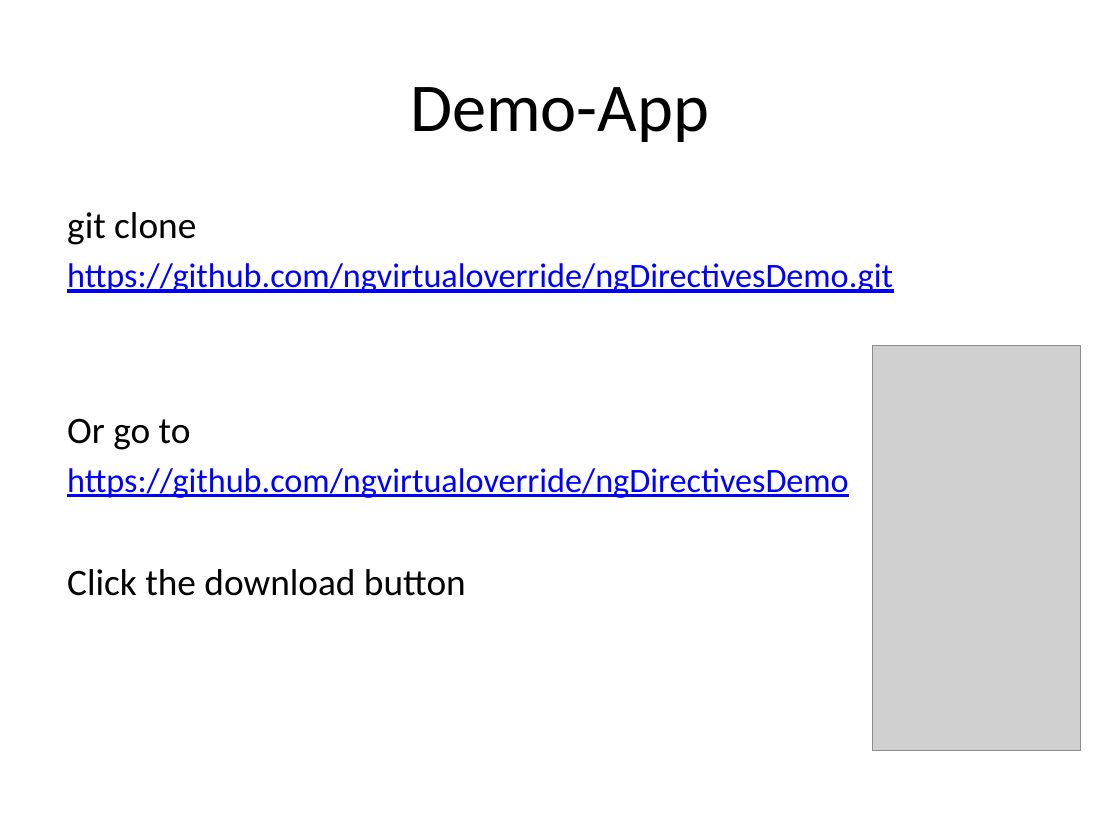
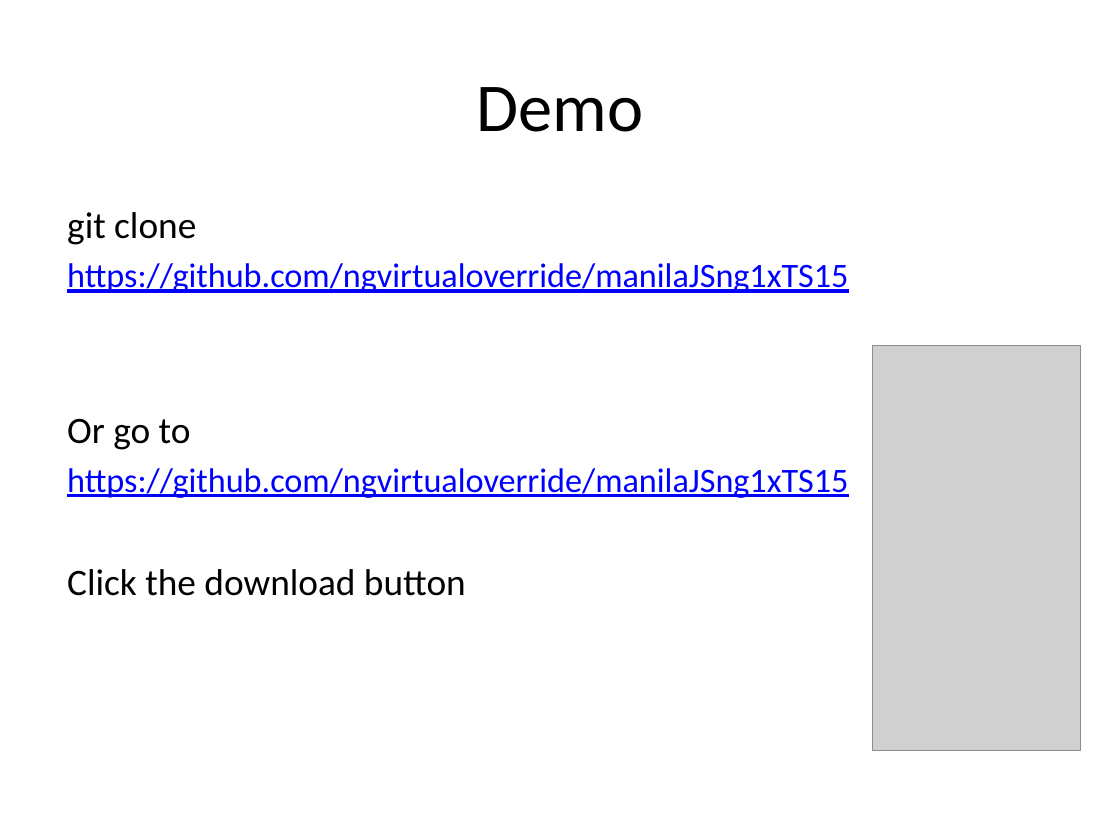
Before and after one commit to ngvirtualoverride/manilaJSng1xTS15, a slide deck: slide 4 of typescript-getting-started.pptx. Drawn at 1120x840 pixels with LibreOffice and Linux fonts; fonts in the diff are those of the drawing; grey boxes stand for pictures. Boxes give left, top, right and bottom in pixels: in the first picture for what was removed or moved away, otherwise in the second. Text is boxed around its words. In the diff, an @@ line names an element or a change of style, - is before the commit and + after.

```diff
--- a/typescript-getting-started.pptx
+++ b/typescript-getting-started.pptx
@@ title at bbox=[476, 87, 643, 132]: text changed @@
-Demo-App
+Demo
@@ text at bbox=[67, 263, 848, 293]: text changed @@
-https://github.com/ngvirtualoverride/ngDirectivesDemo.git
+https://github.com/ngvirtualoverride/manilaJSng1xTS15
@@ text at bbox=[67, 468, 848, 498]: text changed @@
-https://github.com/ngvirtualoverride/ngDirectivesDemo
+https://github.com/ngvirtualoverride/manilaJSng1xTS15
```
Also in this commit, not shown: 2 other files.
